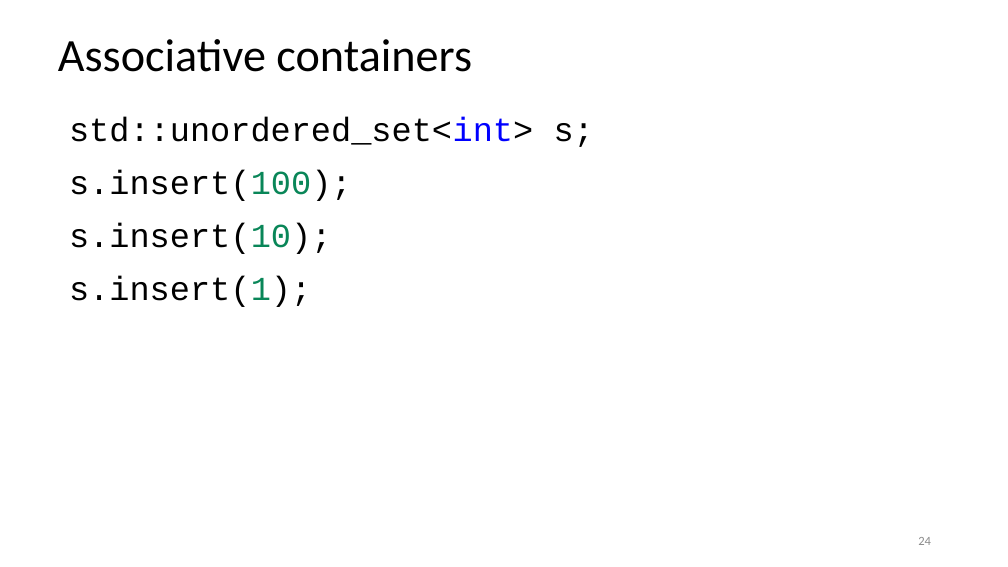
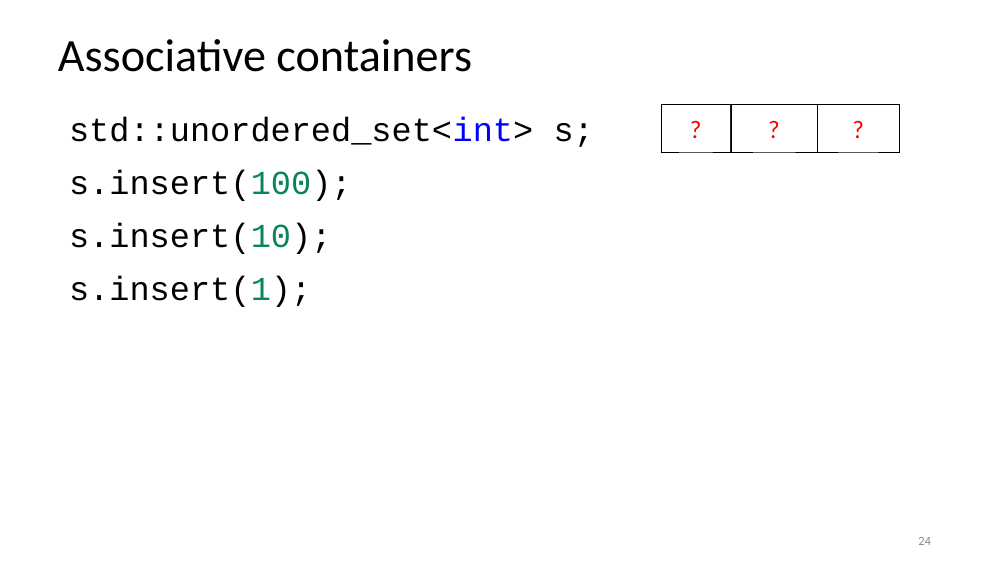
Before and after one commit to rarutyun/cpp-courses, a slide deck: slide 24 of 03_containrers_and_initialization/03_containers.pptx. Drawn at 1008x567 pixels with LibreOffice and Linux fonts; fonts in the diff are those of the drawing. Boxes give left, top, right and bottom in pixels: in the first picture for what was removed or moved away, otherwise in the second. Text is boxed around its words. In the diff, an @@ line names an element or a change of style, - is before the commit and + after.

Commit message:
Update containers (#17)
Improve containers

```diff
--- a/03_containrers_and_initialization/03_containers.pptx
+++ b/03_containrers_and_initialization/03_containers.pptx
@@ rectangle added at [661,104,730,153], fill #FFFFFF, outline #000000 0.5 pt, 24 pt, text #FF0000 @@
+?
@@ rectangle added at [731,104,817,153], fill #FFFFFF, outline #000000 0.5 pt, 24 pt, text #FF0000 @@
+?
@@ rectangle added at [817,104,900,153], fill #FFFFFF, outline #000000 0.5 pt, 24 pt, text #FF0000 @@
+?
```
Also in this commit, not shown: 10 other slides changed, 1 slide removed, 3 other files.
